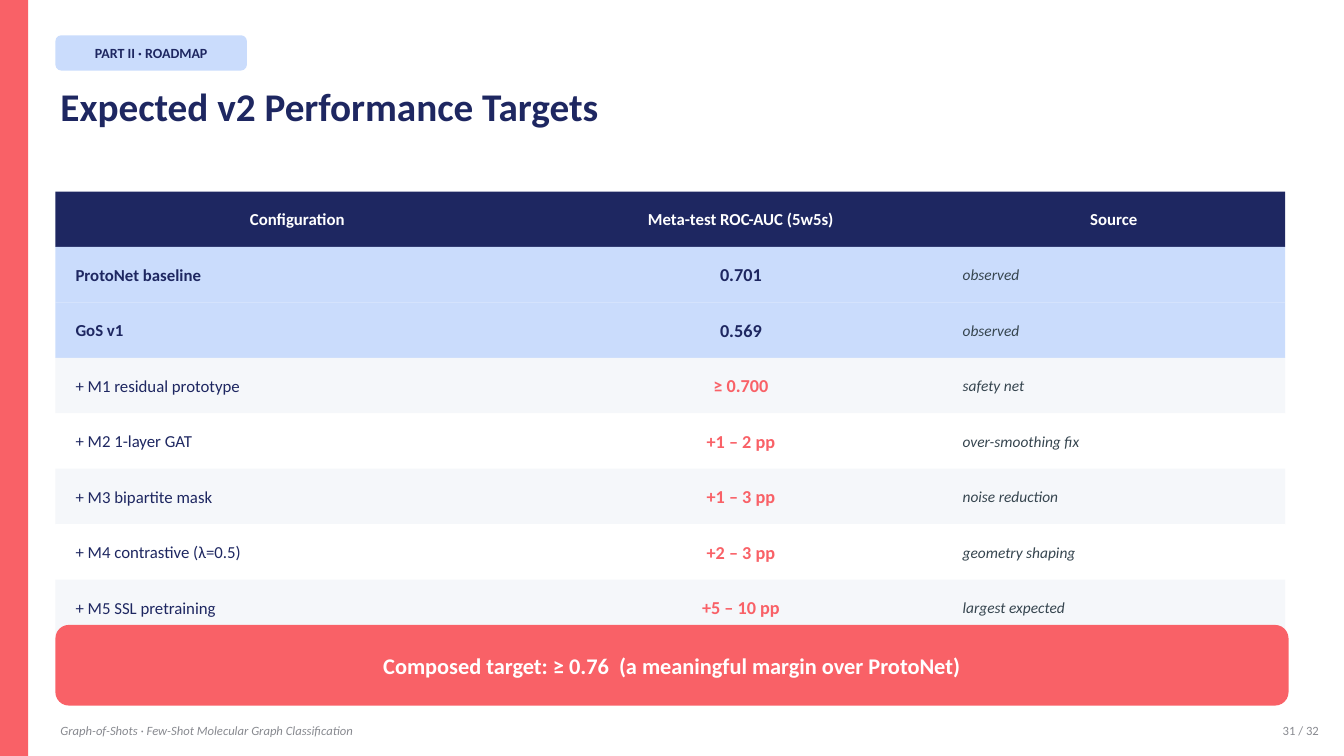
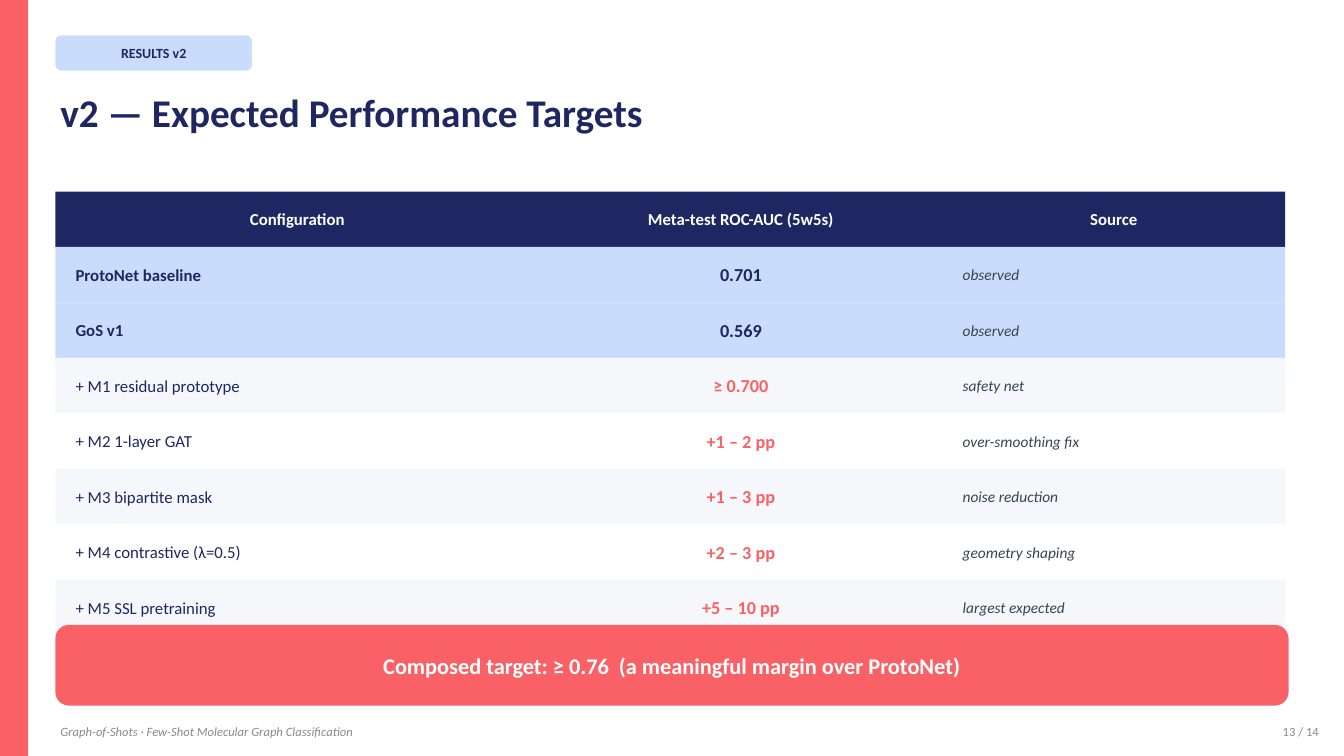
Before and after one commit to BDeMo/proj-mol, a slide deck: slide 13 of presentation/Graph-of-Shots.pptx (slide 31 before the commit). Drawn at 1344x756 pixels with LibreOffice and Linux fonts; fonts in the diff are those of the drawing. Boxes give left, top, right and bottom in pixels: in the first picture for what was removed or moved away, otherwise in the second. Text is boxed around its words. In the diff, an @@ line names an element or a change of style, - is before the commit and + after.

```diff
--- a/presentation/Graph-of-Shots.pptx
+++ b/presentation/Graph-of-Shots.pptx
@@ rounded rectangle "RESULTS v2": place and size @@
-rounded rectangle "RESULTS v2" at box(55, 35, 247, 71)
+rounded rectangle "RESULTS v2" at box(55, 35, 252, 71)
@@ text removed at box(95, 49, 207, 58) @@
-PART II · ROADMAP
@@ text in rounded rectangle at box(121, 49, 187, 58): text added @@
+RESULTS v2
@@ text at box(60, 99, 642, 134): text changed @@
-Expected v2 Performance Targets
+v2 — Expected Performance Targets
@@ text at box(1283, 728, 1319, 736): text changed @@
-31 / 32
+13 / 14
```
Also in this commit, not shown: 8 other slides changed, 3 slides added, 21 slides removed, 35 other files.
